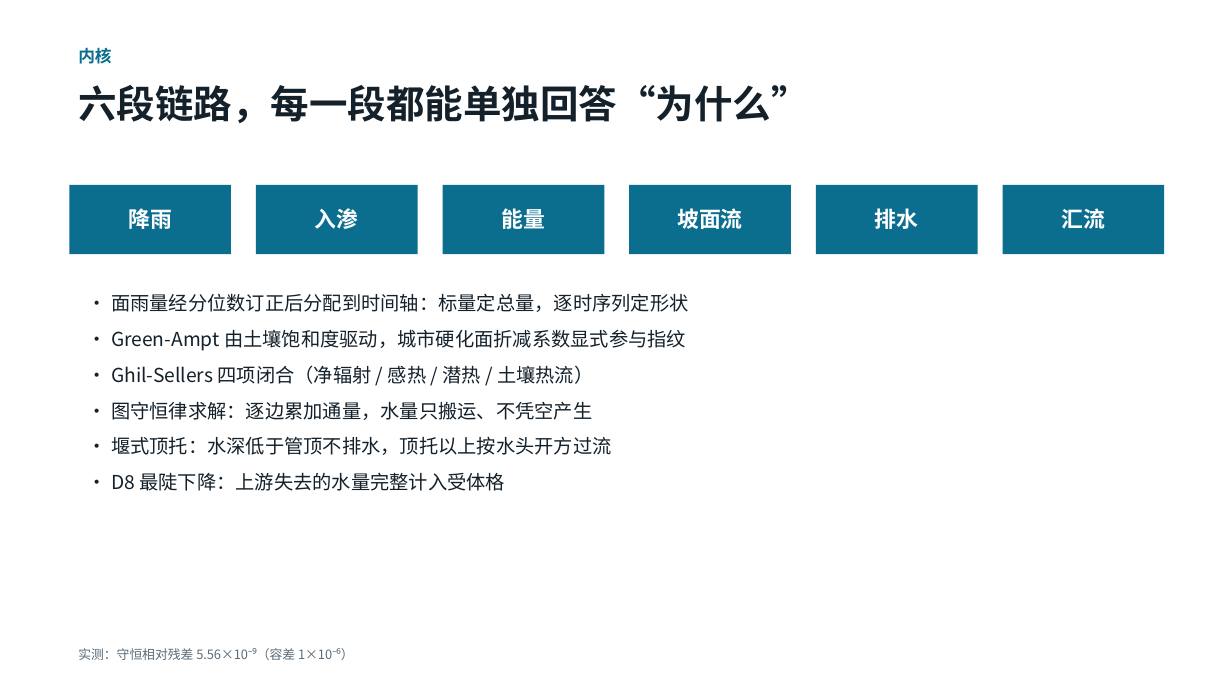
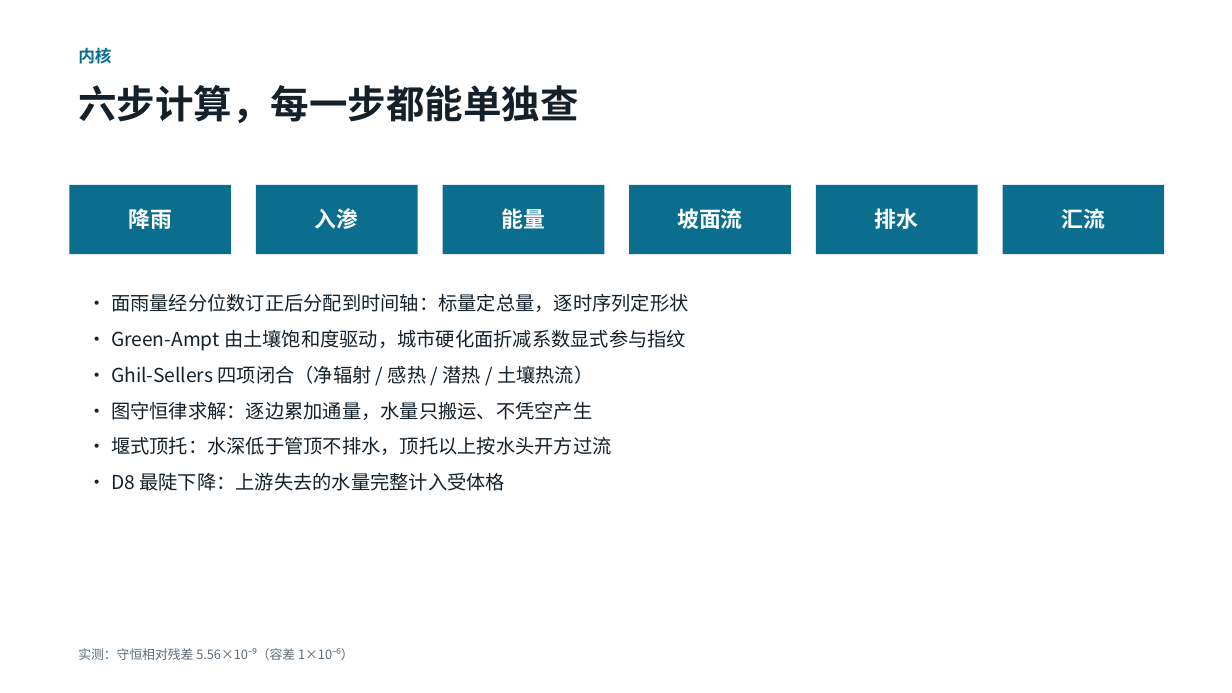
Before and after one commit to toki0413/typhoeus, a slide deck: slide 5 of docs/demo/typhoeus-demo.pptx. Drawn at 1232x693 pixels with LibreOffice and Linux fonts; fonts in the diff are those of the drawing. Boxes give left, top, right and bottom in pixels: in the first picture for what was removed or moved away, otherwise in the second. Text is boxed around its words. In the diff, an @@ line names an element or a change of style, - is before the commit and + after.

```diff
--- a/docs/demo/typhoeus-demo.pptx
+++ b/docs/demo/typhoeus-demo.pptx
@@ text at (x1=78, y1=85, x2=578, y2=123): text changed @@
-六段链路，每一段都能单独回答“为什么”
+六步计算，每一步都能单独查
```
Also in this commit, not shown: 11 other slides changed, 1 slide removed, 11 other files.
